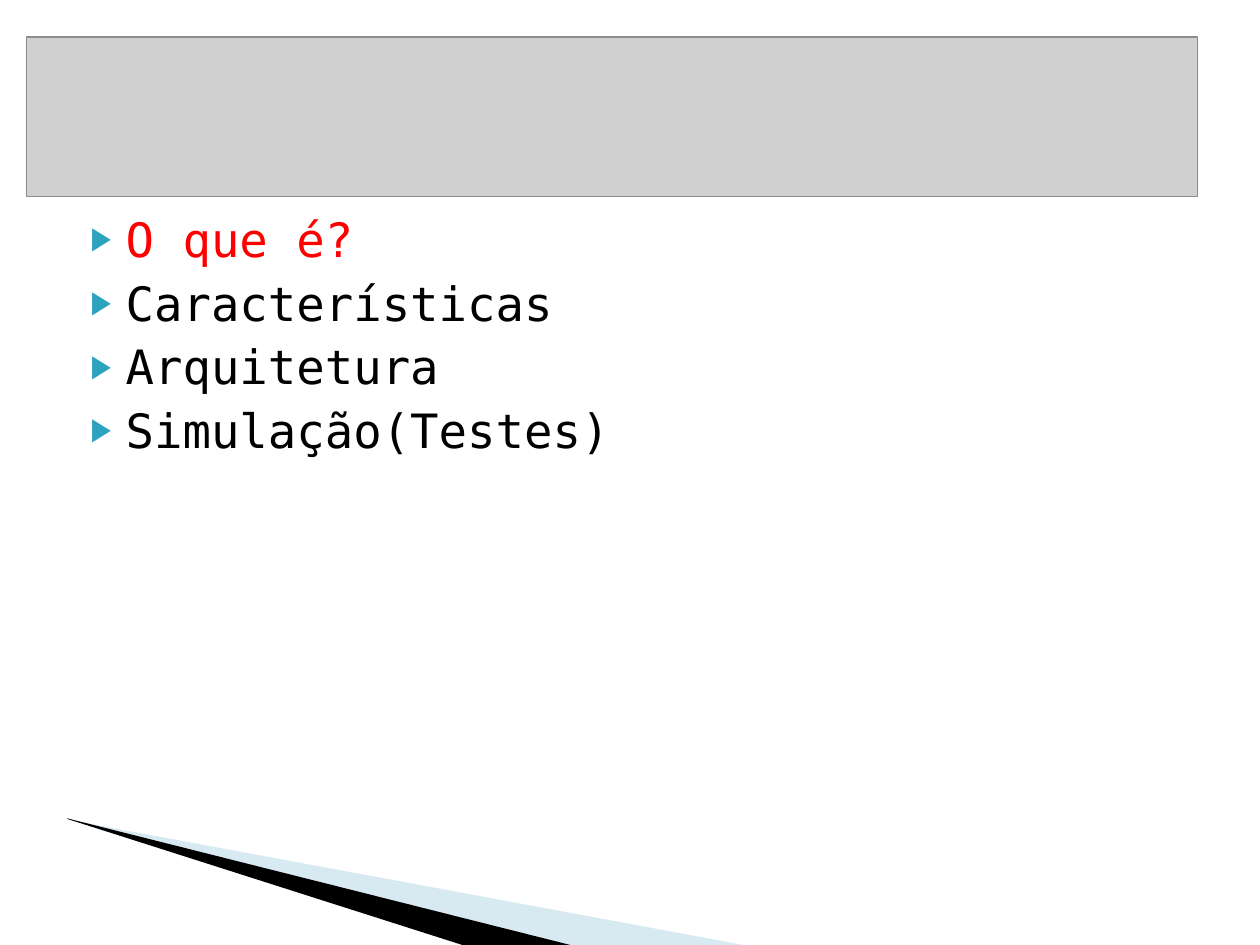
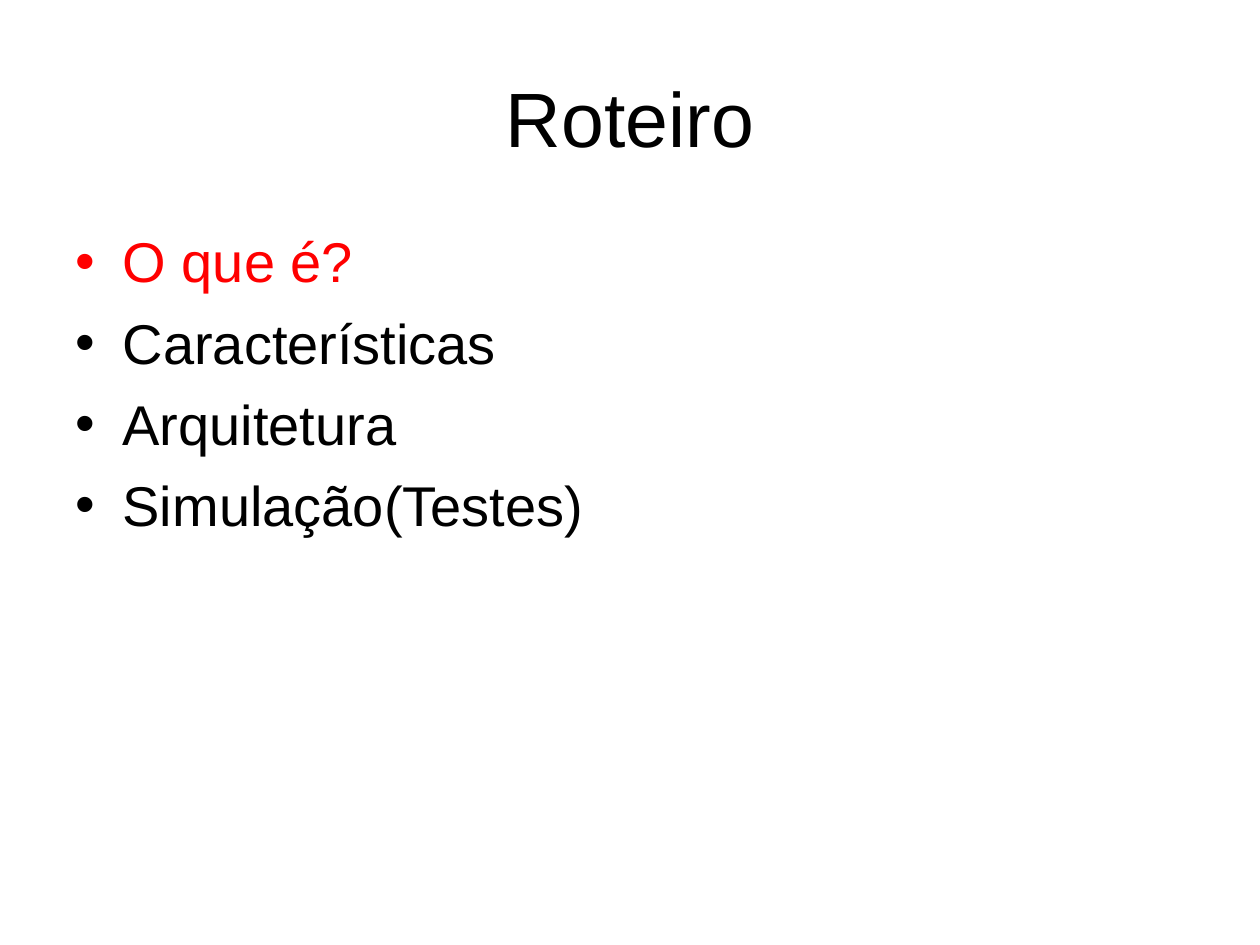
Before and after one commit to krishprince/rollerslam, a slide deck: slide 2 of docs/PresentationSD.ppt. Drawn at 1260x945 pixels with LibreOffice and Linux fonts; fonts in the diff are those of the drawing; grey boxes stand for pictures; background and template pictures are left out. Boxes give left, top, right and bottom in pixels: in the first picture for what was removed or moved away, otherwise in the second. Text is boxed around its words. In the diff, an @@ line names an element or a change of style, - is before the commit and + after.

```diff
--- a/docs/PresentationSD.ppt
+++ b/docs/PresentationSD.ppt
@@ picture removed at [26,37,1197,197] @@
@@ title added at [506,91,754,148], 44 pt, text #000000 @@
+Roteiro
@@ text "O que é?": place and size @@
-text "O que é?" at [126,219,610,457]
+text "O que é?" at [123,240,583,537]
@@ text "O que é?" at [123,240,583,537]: size 27 to 32 pt, font DejaVu Sans Mono to Arial; bullet ▶ to •; more space between paragraphs; bullet colour #2DA2BF to #FF0000; bullet colour #2DA2BF to #000000 @@
@@ freeform shape removed at [98,689,622,888] @@
@@ freeform shape removed at [0,798,517,914] @@
```
Also in this commit, not shown: 10 other slides changed, 2 slides added, 4 slides removed, 23 other files.
